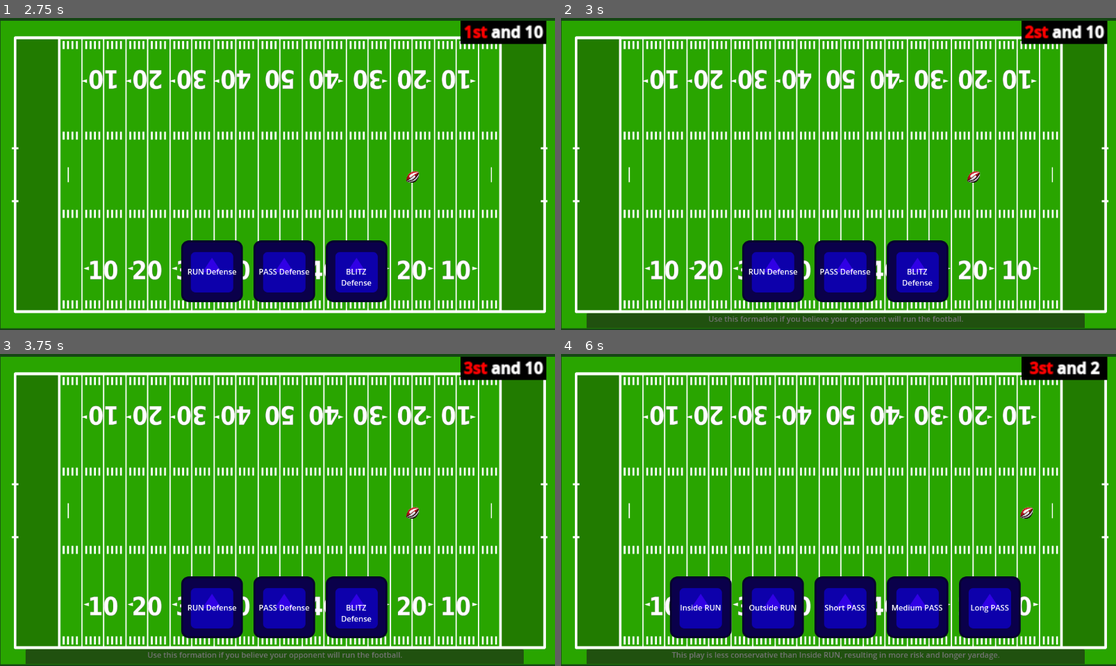
Above: before the commit, frames 1-4 (two rows, left to right).
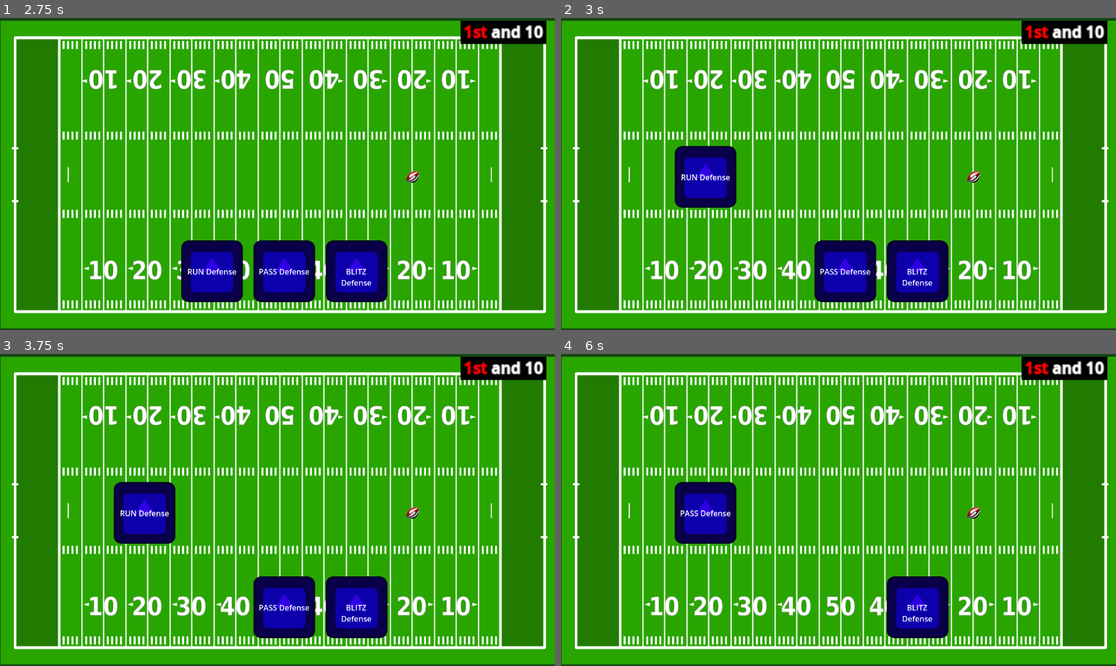
Above: after the commit, the same moments.

Repository: kabutor/football
Game: Godot game, scene res://scenes/field.tscn
The game is run twice, just before and just after one commit, with the same random seed, the same clock (stepped at 60 frames per second) and the same inputs. The engine's default icon, where the game draws it, is replaced by a stand-in: a white triangle on a blue panel in a dark square.
Inputs (mouse positions are in pixels of both pictures, inside the frame that each line leads up to):
- Up to frame 1 (2.75 s): tap Enter at 0.5, 2 s; move the mouse to (399, 158) at 0.52 s; click (399, 158) at 0.67 s; tap Space at 1.25 s; move the mouse to (166, 189) at 1.27 s; click (166, 189) at 1.42 s; move the mouse to (333, 105) at 2.02 s; click (333, 105) at 2.17 s
- Up to frame 2 (3 s): tap Space at 2.75 s; move the mouse to (771, 270) at 2.77 s; click (771, 270) at 2.92 s
- Up to frame 3 (3.75 s): tap Enter at 3.5 s; click (210, 606) at 3.67 s
- Up to frame 4 (6 s): tap Space at 4.25 s; move the mouse to (844, 606) at 4.27 s; click (844, 606) at 4.42 s; move the mouse to (771, 606) at 5.02 s; click (771, 606) at 5.17 s; click (771, 606) at 5.92 s

Frame 1 is identical in both runs. In frame 2, 8.6% of the frame differs, in the area x 4-95%, y 2-100%; in frame 3, 8.6%; in frame 4, 16%, in the area x 4-98%, y 2-100%.

Commit message:
now

Diff:
--- a/scenes/card.tscn
+++ b/scenes/card.tscn
@@ -31,6 +31,10 @@
 scale = Vector2(1.627, 1)
 shape = SubResource("RectangleShape2D_oox60")
 
+[node name="tmr_card" type="Timer" parent="."]
+wait_time = 4.0
+one_shot = true
+
 [connection signal="input_event" from="Area2D" to="." method="_on_area_2d_input_event"]
 [connection signal="mouse_entered" from="Area2D" to="." method="_on_area_2d_mouse_entered"]
 [connection signal="mouse_exited" from="Area2D" to="." method="_on_area_2d_mouse_exited"]
--- a/scenes/field.gd
+++ b/scenes/field.gd
@@ -14,6 +14,23 @@
 	{"name":"BLITZ Defense", "tooltip":"Use this risky formation if you believe your opponent will attempt a risky play."}
 	]
 func _ready():
+	# create cards
+	var cuenta = 0
+	for item in card_attack:
+		var obj = card_obj.instantiate()
+		Main.obj_att_cards.append(obj)
+		obj.start(item["name"], item["tooltip"], cuenta)
+		obj.visible = false
+		self.add_child(obj)
+		cuenta+=1
+	cuenta = 0
+	for item in card_defend:
+		var obj = card_obj.instantiate()
+		Main.obj_def_cards.append(obj)
+		obj.start(item["name"], item["tooltip"],cuenta)
+		obj.visible = false
+		self.add_child(obj)
+		cuenta+=1
 	new_game()
 
 func _process(delta):
@@ -52,24 +69,15 @@
 # show the cards to the players
 func draw_cards():
 	print("draw")
-	var cuenta = 0
 	if Main.player == "attack":
 		var cont = 250
-		for item in card_attack:
-			var obj = card_obj.instantiate()
-			Main.cards_objs.append(obj)
-			obj.start(item["name"], item["tooltip"], cuenta)
-			obj.translate(Vector2(40 + cont,526))
+		for item in Main.obj_att_cards:
+			item.position = Vector2(40 + cont,526)
+			item.visible = true
 			cont += 150
-			self.add_child(obj)
-			cuenta+=1
 	else:
 		var cont = 400
-		for item in card_defend:
-			var obj = card_obj.instantiate()
-			Main.cards_objs.append(obj)
-			obj.start(item["name"], item["tooltip"],cuenta)
-			obj.translate(Vector2(40 + cont,526))
+		for item in Main.obj_def_cards:
+			item.position = Vector2(40 + cont,526)
+			item.visible = true
 			cont += 150
-			self.add_child(obj)
-			cuenta+=1
--- a/scripts/Main.gd
+++ b/scripts/Main.gd
@@ -8,9 +8,11 @@
 var yards = null
 var yards_to_down = null
 var down_number = null
-var cards_objs = []
 var player_score = null
 var op_score = null
+var obj_att_cards = []
+var obj_def_cards = []
+
 
 func _ready():
 	pass
--- a/scripts/card.gd
+++ b/scripts/card.gd
@@ -19,6 +19,7 @@
 func _on_area_2d_input_event(viewport, event, shape_idx):
 	if event is InputEventMouseButton and event.button_index == MOUSE_BUTTON_LEFT and event.pressed:
 		#Action choosed, go to resolve
+		self.position = Vector2(300,330)
 		resolve_action(_count)
 
 # Enable/Disable tooltip on mouse over
@@ -111,10 +112,16 @@
 				if item == 5:
 					multiplier +=1
 			temp_yards = temp_yards * multiplier
+	# wait and show results
+	$tmr_card.start()
+	await $tmr_card.timeout
+	# TODO: show other card table and roll
 	# free cards and disable tooltip
-	for item in Main.cards_objs:
-		item.queue_free()
-	Main.cards_objs.clear()
+	for item in Main.obj_att_cards:
+		item.visible = false
+	for item in Main.obj_def_cards:
+		item.visible = false
+
 	get_node("/root/field/gui/lbl_tooltip").visible = false
 	print(Main.die_roll)
 	print(temp_yards)
